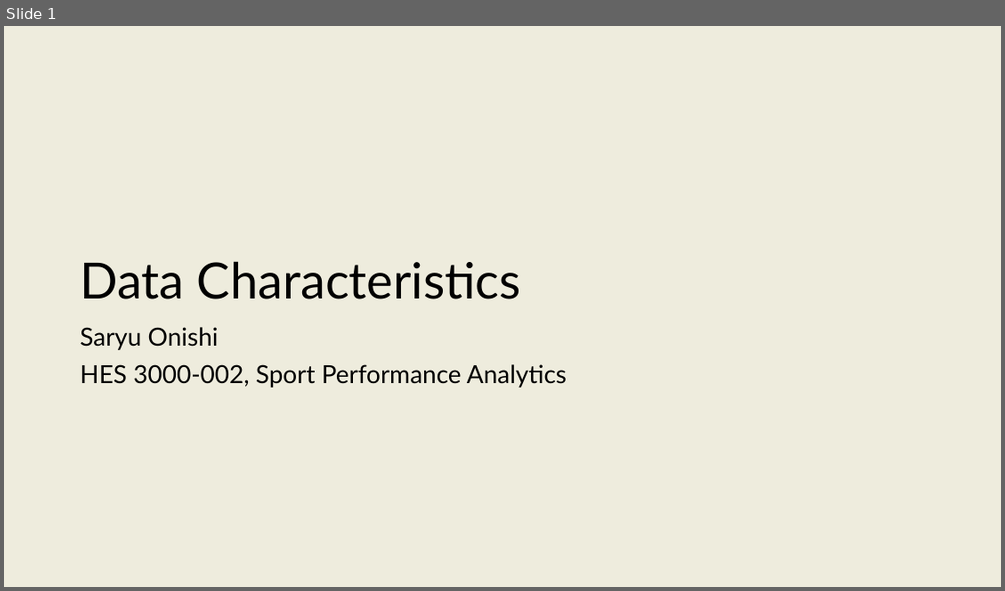
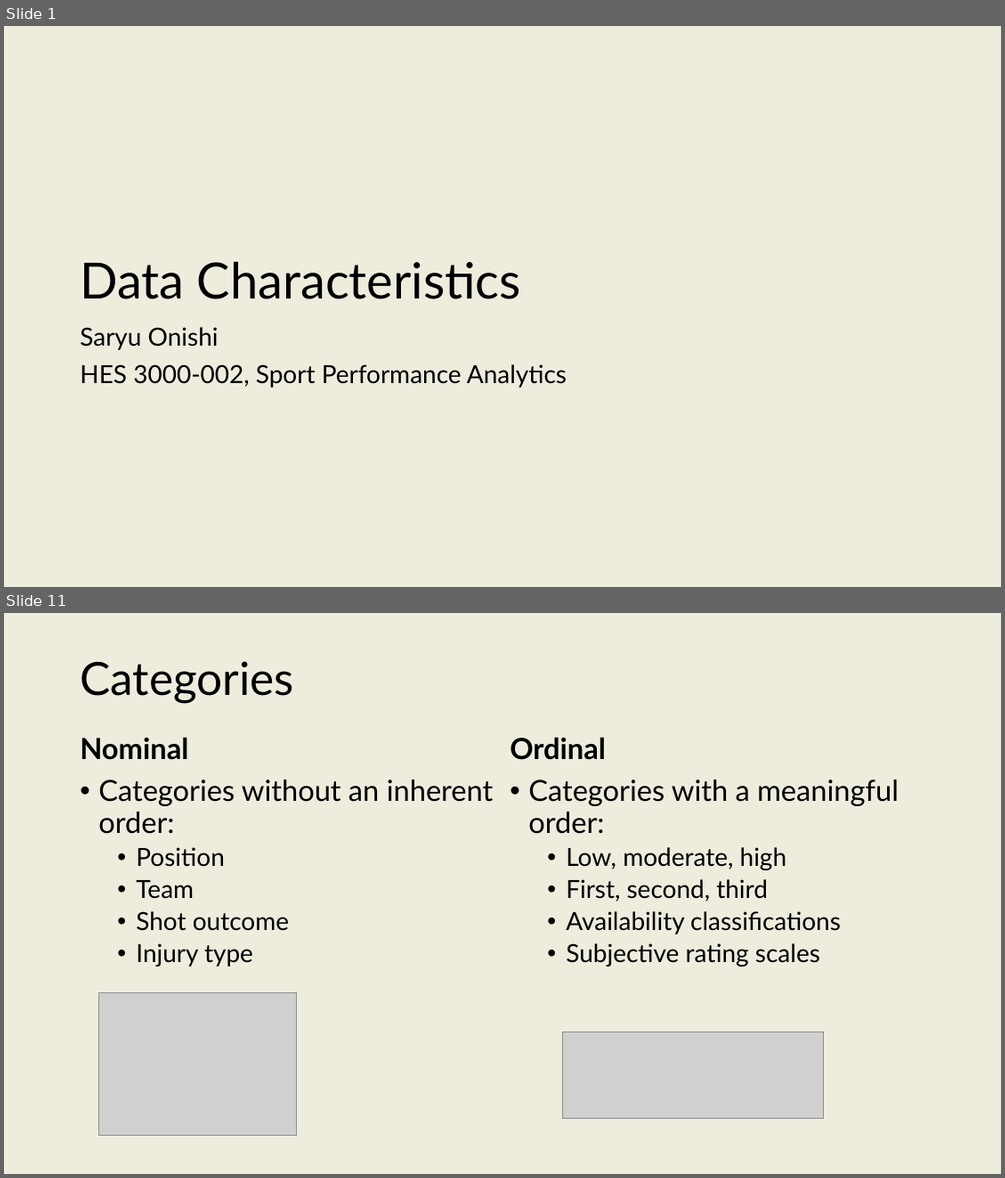
Before and after one commit to onishisaryu/HES-3000-Sports-Data-Analytics, a slide deck: pptx/Lecture6.pptx. Shown one above the other, each under a label of ours: slide 1 before the commit, slides 1 and 11 after it; the slides between them are not shown. The pictures are 1005x591 and 1005x1178 pixels, drawn with LibreOffice and Linux fonts; fonts in the diff are those of the drawing; grey boxes stand for pictures. Boxes give left, top, right and bottom in pixels: in the first picture for what was removed or moved away, otherwise in the second. Text is boxed around its words. In the diff, an @@ line names an element or a change of style, - is before the commit and + after.

```diff
--- a/pptx/Lecture6.pptx
+++ b/pptx/Lecture6.pptx
@@ slide 11 added at (4, 613, 1001, 1174), background #EEECDD @@
@@ title added at (80, 661, 294, 703), 44 pt, text #000000 @@
+Categories
@@ text added at (80, 737, 494, 966), 28 pt, text #000000 @@
+Nominal
+• Categories without an inherent order:
+  • Position
+  • Team
+  • Shot outcome
+  • Injury type
@@ text added at (510, 737, 898, 966), 24 pt, text #000000 @@
+Ordinal
+• Categories with a meaningful order:
+  • Low, moderate, high
+  • First, second, third
+  • Availability classifications
+  • Subjective rating scales
@@ picture added at (99, 992, 297, 1135) @@
@@ picture added at (563, 1032, 823, 1119) @@
```
Also in this commit, not shown: 1 slide changed, 28 other slides added, 3 other files.
